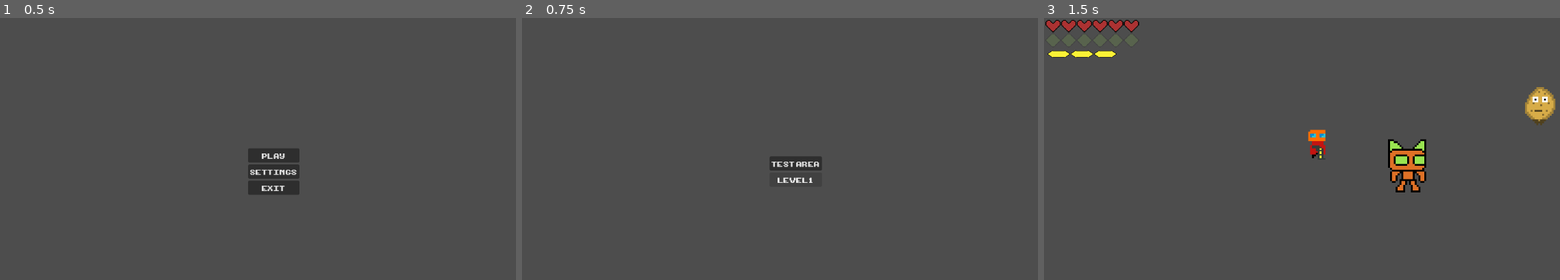
Above: before the commit, frames 1-3 (left to right).
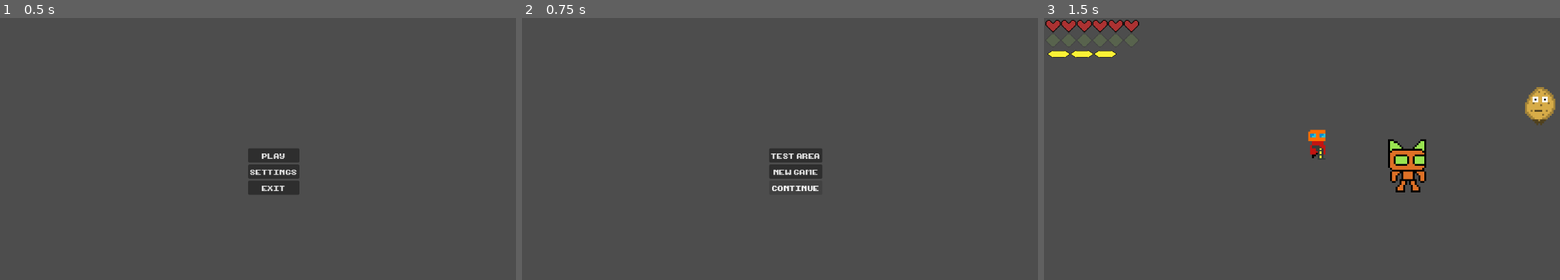
Above: after the commit, the same moments.

Repository: mendsergon/Kill-The-Food-Pyramid
Game: Godot game, scene res://Assets/Scenes/main_menu.tscn
The game is run twice, just before and just after one commit, with the same random seed, the same clock (stepped at 60 frames per second) and the same inputs.
Inputs:
- Up to frame 1 (0.5 s): no input
- Up to frame 2 (0.75 s): click "PLAY" at 0.5 s
- Up to frame 3 (1.5 s): click "TEST AREA" at 1.25 s

Frame 1 is identical in both runs. In frame 2, 0.9% of the frame differs, in the area x 47-59%, y 49-67%; in frame 3, nothing differs.

Commit message:
Implemented prototype save system

Diff:
--- a/Assets/Scenes/level_1.tscn
+++ b/Assets/Scenes/level_1.tscn
@@ -3998,3 +3998,5 @@
 scale = Vector2(0.75, 0.669)
 
 [node name="FadeLayer" parent="." instance=ExtResource("29_i6cym")]
+
+[connection signal="interacted" from="InteractionArea3" to="." method="_on_interaction_area_3_interacted"]
--- a/Assets/Scenes/level_menu.tscn
+++ b/Assets/Scenes/level_menu.tscn
@@ -35,14 +35,22 @@
 layout_mode = 2
 size_flags_vertical = 4
 theme_override_fonts/font = ExtResource("1_m71ff")
-text = "TEST AREA
+text = "TEST  AREA
 "
 
-[node name="Level 1" type="Button" parent="MarginContainer/VBoxContainer"]
+[node name="NEW GAME" type="Button" parent="MarginContainer/VBoxContainer"]
 layout_mode = 2
 theme_override_fonts/font = ExtResource("1_m71ff")
-text = "LEVEL 1
+text = "NEW  GAME
+"
+
+[node name="CONTINUE" type="Button" parent="MarginContainer/VBoxContainer"]
+layout_mode = 2
+theme_override_fonts/font = ExtResource("1_m71ff")
+text = "CONTINUE
 "
 
 [connection signal="pressed" from="MarginContainer/VBoxContainer/Test Area" to="." method="_on_test_area_pressed"]
-[connection signal="pressed" from="MarginContainer/VBoxContainer/Level 1" to="." method="_on_level_1_pressed"]
+[connection signal="pressed" from="MarginContainer/VBoxContainer/NEW GAME" to="." method="_on_new_game_pressed"]
+[connection signal="pressed" from="MarginContainer/VBoxContainer/CONTINUE" to="." method="_on_continue_pressed"]
+[connection signal="pressed" from="MarginContainer/VBoxContainer/CONTINUE" to="." method="_on_new_game_pressed"]
--- /dev/null
+++ b/Assets/Scenes/save_manager.tscn
@@ -0,0 +1,6 @@
+[gd_scene load_steps=2 format=3 uid="uid://cdleuf7prtgpq"]
+
+[ext_resource type="Script" uid="uid://b4qh4pj4dnf5f" path="res://Assets/Scripts/SaveManager.gd" id="1_8areh"]
+
+[node name="Save Manager" type="Node"]
+script = ExtResource("1_8areh")
--- /dev/null
+++ b/Assets/Scripts/SaveManager.gd
@@ -0,0 +1,166 @@
+extends Node
+
+### --- SAVE SYSTEM CONSTANTS --- ###
+const PLAYER_SAVE_PATH := "user://player_slot_1.tres"  # Path to save file
+var _pending_save: PlayerSaveData = null                # Data waiting to be applied after scene load
+
+### --- PLAYER REFERENCE METHODS --- ###
+# Finds and returns the Player node in current scene
+func get_player() -> Node:
+	var current_scene = get_tree().current_scene
+	if current_scene == null:
+		printerr("No current scene!")
+		return null
+	return find_player_in_scene(current_scene)
+
+# Recursively searches scene for Player node with fallbacks
+func find_player_in_scene(scene_root: Node) -> Node:
+	if scene_root == null:
+		return null
+
+	# Primary search for "Player" node
+	var player = scene_root.find_child("Player", true, false)
+	if player:
+		return player
+
+	# Fallback search for CharacterBody2D in "player" group
+	player = scene_root.find_child("CharacterBody2D", true, false)
+	if player and player.is_in_group("player"):
+		return player
+
+	printerr("Player node not found in scene!")
+	return null
+
+### --- SAVE DATA CREATION --- ###
+# Creates and returns new PlayerSaveData resource with current state
+func make_save_data() -> PlayerSaveData:
+	var player = get_player()
+	if player == null:
+		return null
+
+	# Create new save data instance
+	var d = PlayerSaveData.new()
+
+	# Scene information
+	d.scene_path = get_tree().current_scene.scene_file_path
+
+	# Player position and aiming
+	d.position = player.global_position
+	d.aim_direction = player.aim_direction
+
+	# Health system
+	d.health = player.health
+	d.max_health = player.max_health
+
+	# Melee orb system
+	d.current_orb_charges = player.current_orb_charges
+	d.max_melee_orbs = player.MAX_MELEE_ORBS
+
+	# Dash slab system
+	d.current_dash_slabs = player.current_dash_slabs
+	d.max_dash_slabs = player.MAX_DASH_SLABS
+
+	return d
+
+### --- SAVE OPERATIONS --- ###
+# Saves current player state to file
+func save_player():
+	var data = make_save_data()
+	if data == null:
+		return
+
+	# Ensure save directory exists
+	DirAccess.make_dir_recursive_absolute("user://")
+
+	# Write save file
+	var err = ResourceSaver.save(data, PLAYER_SAVE_PATH)
+	if err != OK:
+		printerr("Save failed: ", err)
+	else:
+		print("Player saved to: ", PLAYER_SAVE_PATH)
+
+# Loads and returns saved data from file
+func load_save_resource() -> PlayerSaveData:
+	if not FileAccess.file_exists(PLAYER_SAVE_PATH):
+		print("No save file found")
+		return null
+
+	# Load and validate save data
+	var data = load(PLAYER_SAVE_PATH)
+	if not data is PlayerSaveData:
+		printerr("Invalid save file format")
+		return null
+
+	return data
+
+### --- CONTINUE GAME FUNCTIONALITY --- ###
+# Loads saved game and transitions to saved scene
+func continue_game() -> void:
+	# Load saved data
+	var save_data = load_save_resource()
+	if save_data == null:
+		print("No save available")
+		return
+
+	# Validate scene path
+	if save_data.scene_path == "":
+		printerr("Save data has no scene path!")
+		return
+
+	# Store data for application after scene loads
+	_pending_save = save_data
+
+	# Change scene (deferred to ensure safe transition)
+	var err = get_tree().change_scene_to_file(save_data.scene_path)
+	if err != OK:
+		printerr("Failed to change scene: ", err)
+		_pending_save = null
+		return
+
+	# Schedule save data application
+	call_deferred("_apply_pending_save")
+
+# Applies saved data after new scene has loaded
+func _apply_pending_save():
+	# Wait for scene to stabilize (2 frames)
+	await get_tree().process_frame
+	await get_tree().process_frame
+
+	if _pending_save == null:
+		return
+
+	# Find player in new scene
+	var player = get_player()
+	if player == null:
+		printerr("Player not found after scene load!")
+		_pending_save = null
+		return
+
+	# Reference to save data
+	var d = _pending_save
+
+	### --- APPLY SAVED VALUES --- ###
+	# Position and aiming
+	player.global_position = d.position
+	player.aim_direction = d.aim_direction
+
+	# Health system
+	player.health = clamp(d.health, 0, d.max_health)
+	player.max_health = d.max_health
+
+	# Melee orb system
+	player.current_orb_charges = clamp(d.current_orb_charges, 0, d.max_melee_orbs)
+	player.MAX_MELEE_ORBS = d.max_melee_orbs
+
+	# Dash slab system
+	player.current_dash_slabs = clamp(d.current_dash_slabs, 0, d.max_dash_slabs)
+	player.MAX_DASH_SLABS = d.max_dash_slabs
+
+	# Reset player state flags
+	player.is_dashing = false
+	player.is_attacking = false
+	player.is_hit = false
+	player.is_dead = false
+
+	print("Save data applied successfully")
+	_pending_save = null
--- a/Assets/Scripts/level_1.gd
+++ b/Assets/Scripts/level_1.gd
@@ -5,11 +5,12 @@
 @onready var fade_layer: CanvasLayer = $FadeLayer
 
 func _ready() -> void:
-	interaction_area.connect("interacted", Callable(self, "_on_interacted"))
+	interaction_area.connect("interacted", Callable(self, "_on_interaction_area_3_interacted"))
 
 func _process(_delta: float) -> void:
 	if not is_instance_valid(player):
 		get_tree().reload_current_scene()
 
-func _on_interacted() -> void:
-	fade_layer.start_fade("res://Assets/Scenes/floor_1.tscn")
+func _on_interaction_area_3_interacted() -> void:
+	SaveManager.save_player()
+	print("Game saved from interaction")
--- a/Assets/Scripts/level_menu.gd
+++ b/Assets/Scripts/level_menu.gd
@@ -1,11 +1,104 @@
 extends Control
 
+### --- SCENE TRANSITION SYSTEM --- ###
+
+# Called when node enters scene tree
+func _ready() -> void:
+	# Wait one frame to ensure all UI elements are properly initialized
+	await get_tree().process_frame
+
+### --- UI BUTTON HANDLERS --- ###
+
+# Test area button pressed handler
 func _on_test_area_pressed() -> void:
-	call_deferred("_deferred_change_scene", "res://Assets/Scenes/game.tscn")
+	_queue_scene_change("res://Assets/Scenes/game.tscn")
 
+# New game button pressed handler
+func _on_new_game_pressed() -> void:
+	_queue_scene_change("res://Assets/Scenes/level_0.tscn")
 
-func _on_level_1_pressed() -> void:
-	call_deferred("_deferred_change_scene", "res://Assets/Scenes/level_0.tscn")
+# Continue button pressed handler
+func _on_continue_pressed() -> void:
+	_queue_continue_game()
 
-func _deferred_change_scene(scene_path: String) -> void:
-	get_tree().change_scene_to_file(scene_path)
+### --- SCENE TRANSITION QUEUING --- ###
+
+# Queues a scene change with maximum safety
+func _queue_scene_change(path: String) -> void:
+	# Double deferral to avoid physics step issues
+	call_deferred("_safe_change_scene", path)
+
+# Queues a continue game operation
+func _queue_continue_game() -> void:
+	# Deferred call for safe execution timing
+	call_deferred("_safe_continue_game")
+
+### --- SCENE TRANSITION EXECUTION --- ###
+
+# Main scene change handler with full error checking
+func _safe_change_scene(path: String) -> void:
+	# Validate the scene path exists
+	if not ResourceLoader.exists(path):
+		printerr("Scene path does not exist:", path)
+		return
+
+	# Get validated scene tree reference
+	var tree := await _get_valid_tree()
+	if not tree:
+		printerr("Cannot change scene - invalid scene tree")
+		return
+
+	# Execute the scene change
+	var err := tree.change_scene_to_file(path)
+	if err != OK:
+		printerr("Scene change failed (", error_string(err), "):", path)
+	else:
+		print("Successfully changed scene to:", path)
+
+# Main continue game handler with validation
+func _safe_continue_game() -> void:
+	# Get validated scene tree reference
+	var tree := await _get_valid_tree()
+	if not tree:
+		printerr("Cannot continue - invalid scene tree")
+		return
+
+	# Verify SaveManager autoload exists
+	if not has_node("/root/SaveManager"):
+		printerr("SaveManager autoload not found")
+		return
+
+	# Execute the continue operation
+	SaveManager.continue_game()
+
+### --- SCENE TREE VALIDATION --- ###
+
+# Universal scene tree validator with null checks
+func _get_valid_tree() -> SceneTree:
+	# Wait until node is properly in scene tree
+	if not is_inside_tree():
+		await ready
+
+	# Get tree reference with null check
+	var tree := get_tree()
+	if not tree:
+		printerr("Scene tree reference is null")
+		return null
+
+	# Additional validation of current scene
+	if not tree.current_scene:
+		printerr("Current scene reference is null")
+
+	return tree
+
+### --- DEPRECATED METHODS (MAINTAINED FOR BACKWARDS COMPATIBILITY) --- ###
+
+# Legacy scene change method (deprecated)
+func _change_scene(path: String) -> void:
+	printerr("Deprecated _change_scene called - use _safe_change_scene instead")
+	_safe_change_scene(path)
+
+# Legacy continue method (deprecated)
+func _deferred_continue():
+	printerr("Deprecated _deferred_continue called - use _safe_continue_game instead")
+	_safe_continue_game()
--- /dev/null
+++ b/Save/PlayerSaveData.gd
@@ -0,0 +1,13 @@
+# res://Save/PlayerSaveData.gd
+extends Resource
+class_name PlayerSaveData
+
+@export var scene_path: String
+@export var position: Vector2
+@export var aim_direction: Vector2
+@export var health: int
+@export var max_health: int
+@export var current_orb_charges: int
+@export var max_melee_orbs: int
+@export var current_dash_slabs: int
+@export var max_dash_slabs: int
--- a/project.godot
+++ b/project.godot
@@ -14,6 +14,10 @@
 run/main_scene="uid://rtruea8fbpge"
 config/features=PackedStringArray("4.4", "Forward Plus")
 config/icon="uid://byxvv6a3aouy7"
+
+[autoload]
+
+SaveManager="*res://Assets/Scenes/save_manager.tscn"
 
 [global_group]
 
Not shown, added: Assets/Scripts/SaveManager.gd.uid
Not shown, added: Save/PlayerSaveData.gd.uid
